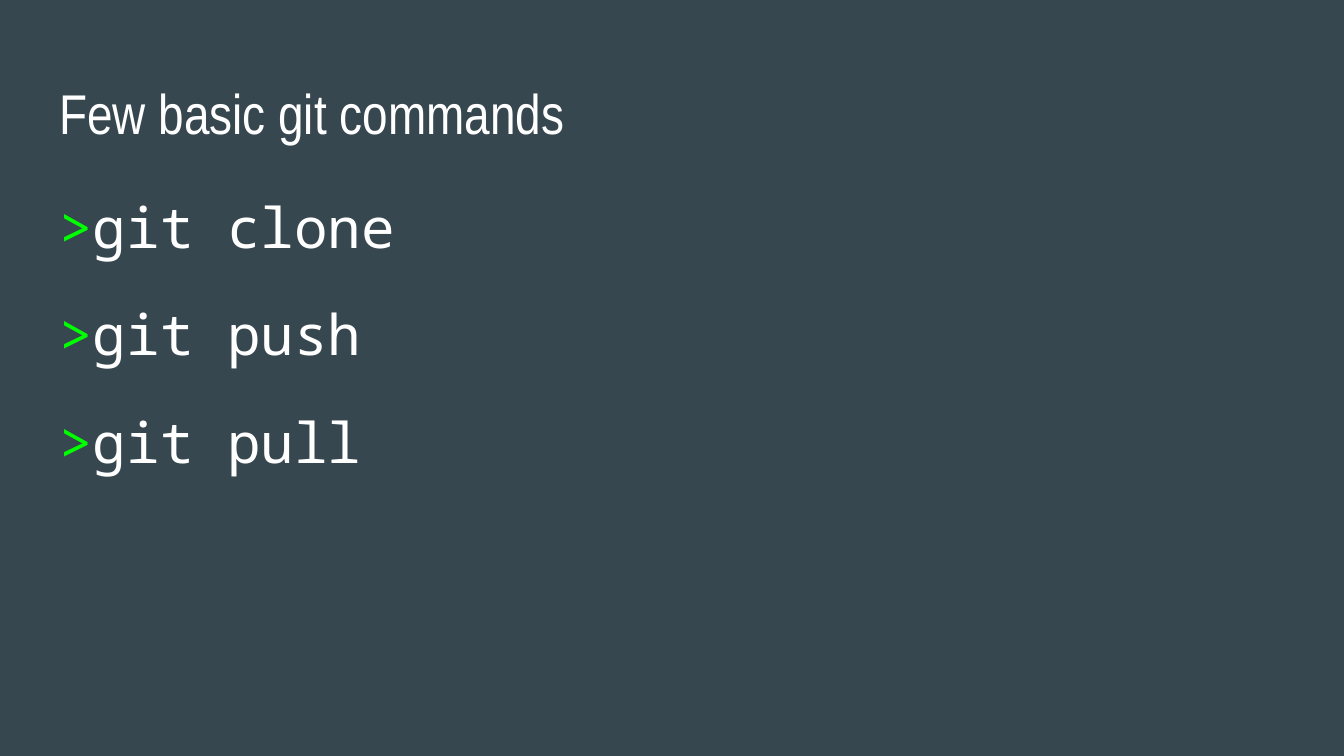
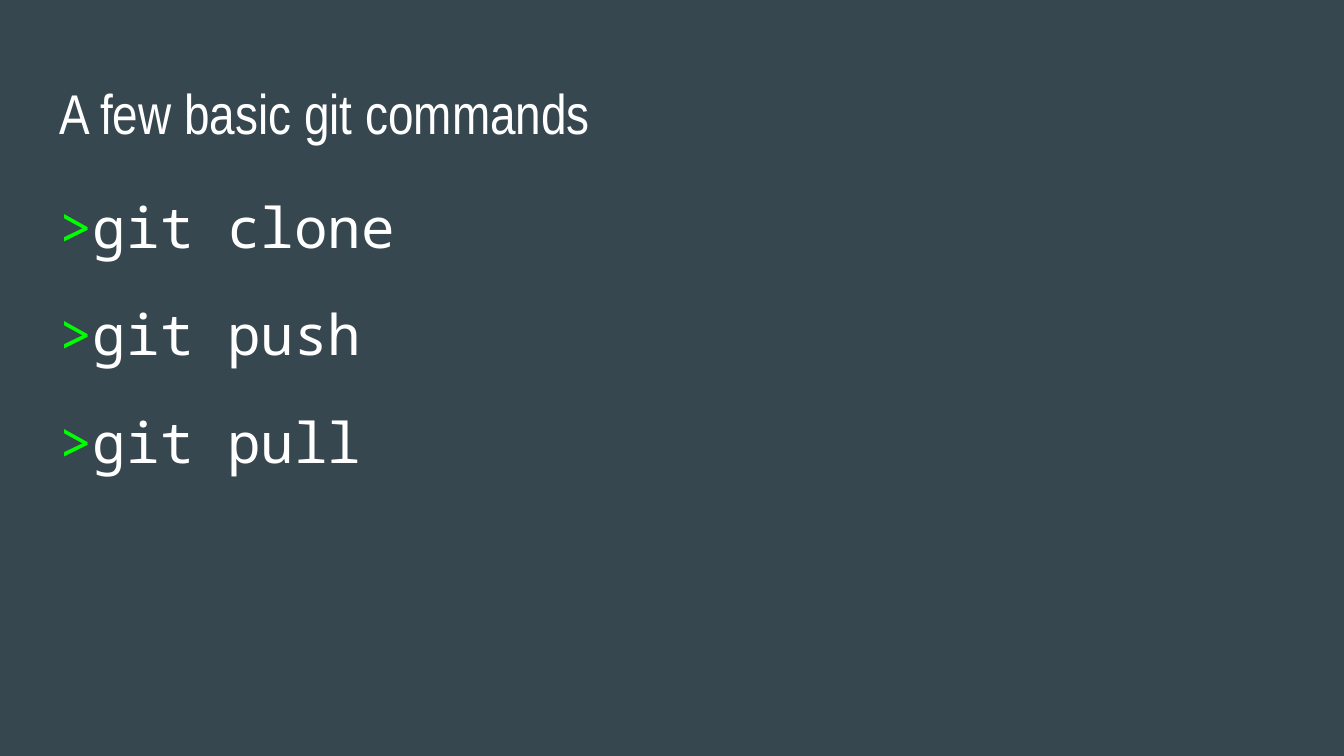
Before and after one commit to katannyak/WorkshopMaterials, a slide deck: slide 26 of git/hwt_study_git_intro.pptx. Drawn at 1344x756 pixels with LibreOffice and Linux fonts; fonts in the diff are those of the drawing. Boxes give left, top, right and bottom in pixels: in the first picture for what was removed or moved away, otherwise in the second. Text is boxed around its words. In the diff, an @@ line names an element or a change of style, - is before the commit and + after.

```diff
--- a/git/hwt_study_git_intro.pptx
+++ b/git/hwt_study_git_intro.pptx
@@ title at (59, 93, 589, 144): text changed @@
-Few basic git commands
+A few basic git commands
```
Also in this commit, not shown: 14 other slides changed, 5 slides added, 1 slide removed, 1 other file.
